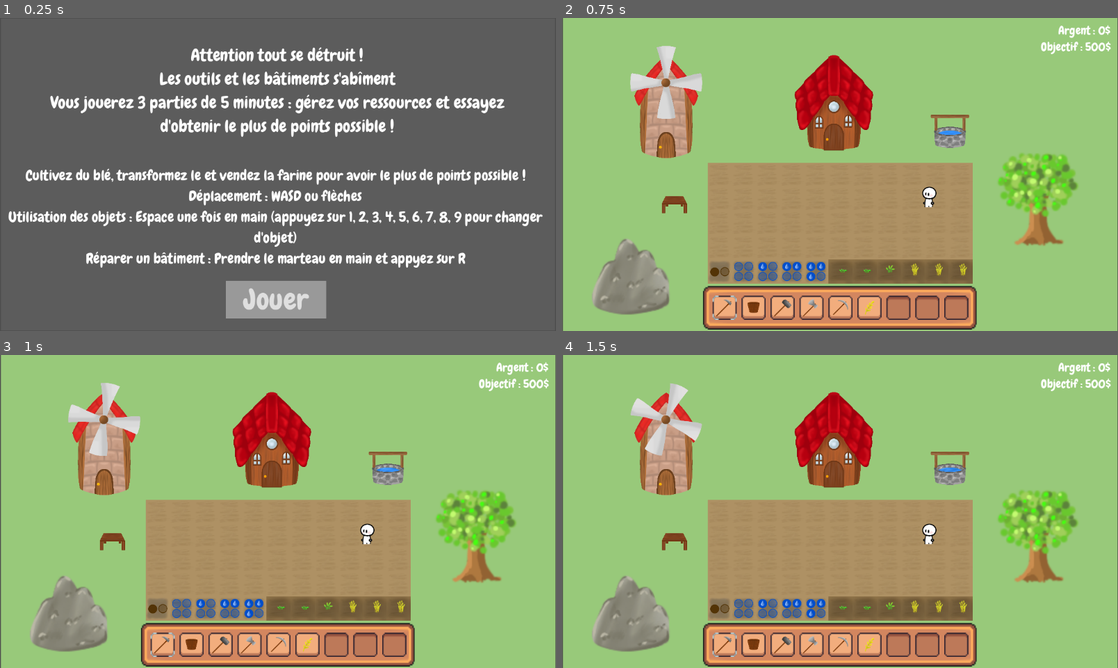
Above: before the commit, frames 1-4 (two rows, left to right).
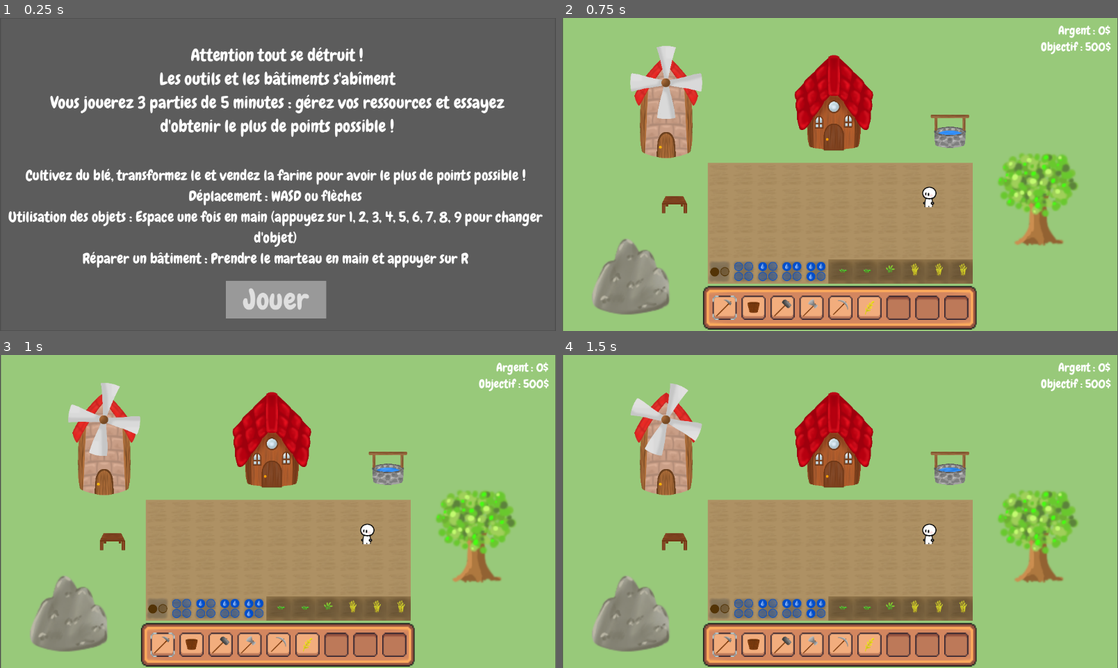
Above: after the commit, the same moments.

Repository: LaClimSx/Back-to-the-roots
Game: Godot game, scene res://Scenes/starting_texte.tscn
Two runs of this game, one before a commit and one after it. Both use one fixed random seed, a clock stepped at 60 frames per second and the inputs below. This scene is started directly instead of the project's main scene.
Inputs (mouse positions are in pixels of both pictures, inside the frame that each line leads up to):
- Up to frame 1 (0.25 s): no input
- Up to frame 2 (0.75 s): click "Jouer" at 0.5 s
- Up to frame 3 (1 s): no input
- Up to frame 4 (1.5 s): click (723, 646) at 1.25 s

The runs differ from the first frame. In frame 1, 1.3% of the frame differs, in the area x 14-85%, y 74-80%; in frame 2, nothing differs; in frame 3, nothing differs; in frame 4, nothing differs.

Commit message:
typo

Diff:
--- a/Scenes/starting_texte.tscn
+++ b/Scenes/starting_texte.tscn
@@ -66,7 +66,7 @@
 text = "Cultivez du blé, transformez le et vendez la farine pour avoir le plus de points possible !
 Déplacement : WASD ou flèches
 Utilisation des objets : Espace une fois en main (appuyez sur 1, 2, 3, 4, 5, 6, 7, 8, 9 pour changer d'objet)
-Réparer un bâtiment : Prendre le marteau en main et appyez sur R"
+Réparer un bâtiment : Prendre le marteau en main et appuyer sur R"
 horizontal_alignment = 1
 vertical_alignment = 1
 autowrap_mode = 3
